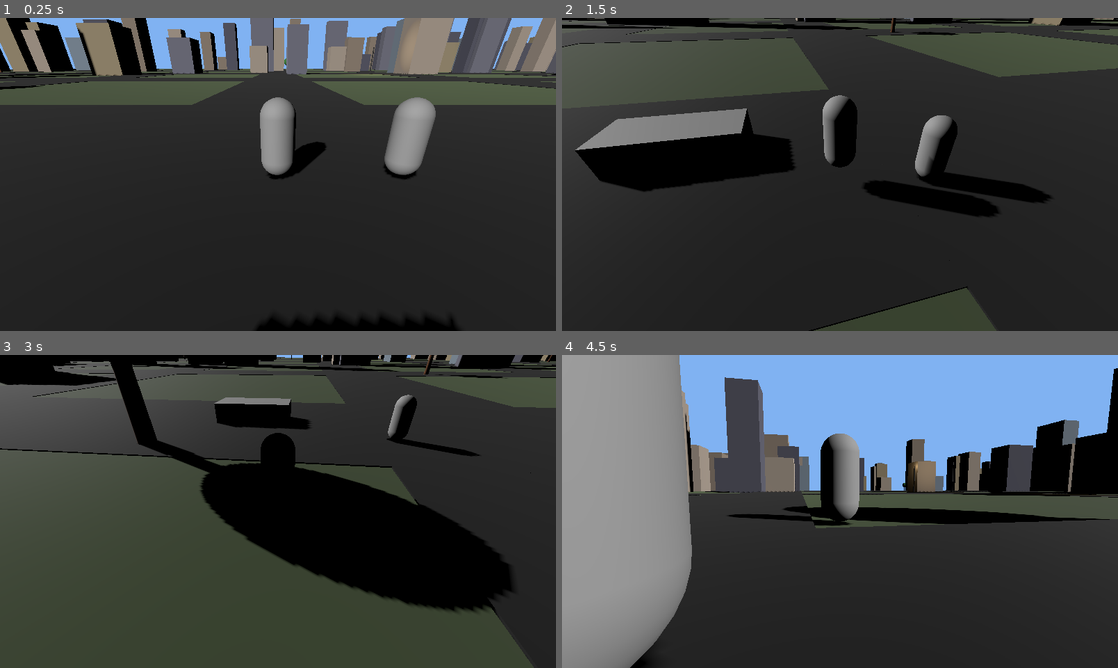
Above: before the commit, frames 1-4 (two rows, left to right).
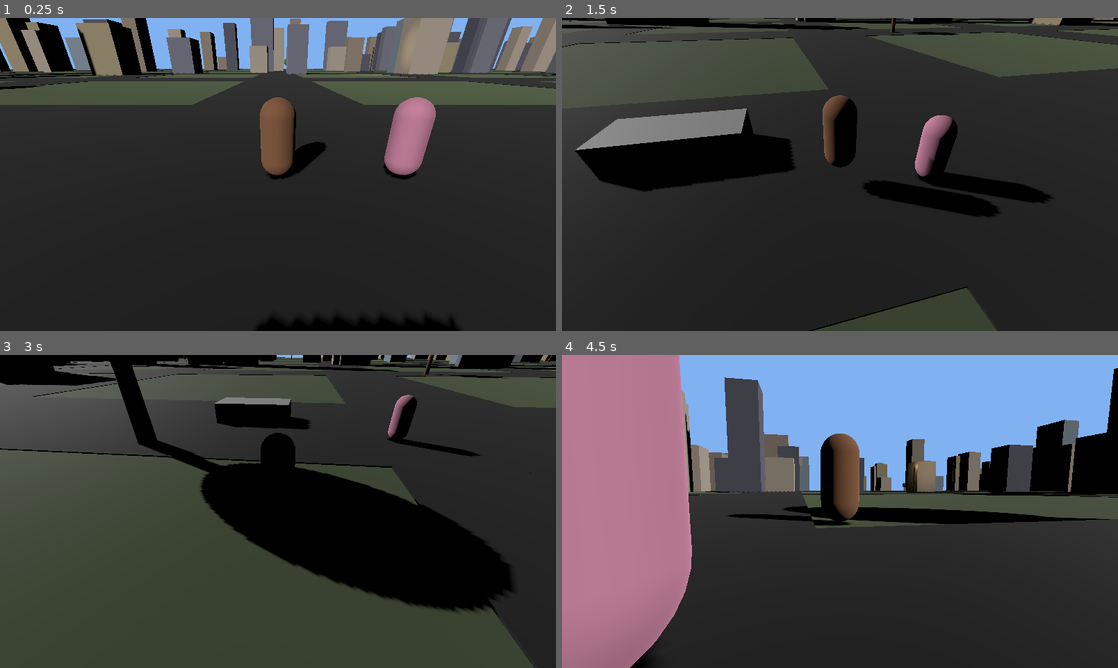
Above: after the commit, the same moments.

Repository: Layo-DamzD/Hood-Legend
Game: Godot game, scene res://scenes/main.tscn
The game is run twice, just before and just after one commit, with the same random seed, the same clock (stepped at 60 frames per second) and the same inputs.
Inputs (mouse positions are in pixels of both pictures, inside the frame that each line leads up to):
- Up to frame 1 (0.25 s): no input
- Up to frame 2 (1.5 s): move the mouse to (962, 158) at 0.52 s; hold Right (move_right) 0.53-1.25 s; click (962, 158) at 0.6 s; tap Space (jump) at 0.77 s; drag from (728, 190) to (812, 237) at 1.27 s
- Up to frame 3 (3 s): tap Enter at 2 s; move the mouse to (333, 442) at 2.02 s; hold Right (move_right) 2.03-2.75 s; hold Shift (run) 2.03-2.75 s; drag from (250, 574) to (111, 464) at 2.77 s
- Up to frame 4 (4.5 s): tap Space (jump) at 3.5, 3.77 s; move the mouse to (1006, 558) at 3.52 s; hold Left (move_left) 3.53-4.25 s; click (1006, 558) at 3.6 s; drag from (673, 464) to (756, 433) at 4.27 s

The runs differ from the first frame. In frame 1, 2.9% of the frame differs, in the area x 46-79%, y 25-51%; in frame 2, 1.1%; in frame 3, 0.1%; in frame 4, 22%, in the area x 0-54%, y 0-100%.
Error before the commit: Invalid assignment of property or key 'current' with value of type 'bool' on a base object of type 'Node3D'. (res://scripts/player.gd:36)

Commit message:
Fix: 'current' property error - use Camera3D not Node3D
Bug: player.gd set camera_rig.current = false, but CameraRig is a Node3D
which doesn't have a 'current' property. Only Camera3D does.

Fix: Reference the Camera3D child node directly and set .current on it.

Also fixed unused parameter warnings:
- _process(delta) → _process(_delta) in main.gd
- enter_vehicle(vehicle_node) → enter_vehicle(_vehicle_node)
- exit_vehicle(vehicle_node) → exit_vehicle(_vehicle_node)

Diff:
--- a/scripts/main.gd
+++ b/scripts/main.gd
@@ -63,7 +63,7 @@
     print("Controls: WASD=move, Shift=run, Space=jump, Tab=switch, F=enter/exit car, Esc=quit")
     print("================================")
 
-func _process(delta):
+func _process(_delta):
     _refresh_active_player()
 
     if is_mobile:
--- a/scripts/player.gd
+++ b/scripts/player.gd
@@ -26,21 +26,22 @@
 
 # Node references
 @onready var camera_rig = $CameraRig
-@onready var camera = $CameraRig/Camera3D
+@onready var camera = $CameraRig/Camera3D  # The actual Camera3D node
 @onready var mesh = $Mesh
 
 # Input manager reference (set by main.gd)
 var input_manager: Node = null
 
 func _ready():
-    camera_rig.current = false
+    # Set the camera's current property (NOT the rig's - the rig is a Node3D)
+    camera.current = false
     var mat = StandardMaterial3D.new()
     mat.albedo_color = character_color
     mesh.material_override = mat
 
 func set_active(active: bool):
     is_active = active
-    camera_rig.current = active
+    camera.current = active  # Use camera, not camera_rig
     if active:
         Input.mouse_mode = Input.MOUSE_MODE_CAPTURED
     else:
@@ -91,12 +92,14 @@
 
     move_and_slide()
 
-func enter_vehicle(vehicle_node):
+# Called by vehicle system when entering/exiting a car
+# (parameter prefixed with _ to suppress unused warning)
+func enter_vehicle(_vehicle_node):
     in_vehicle = true
     visible = false
     velocity = Vector3.ZERO
 
-func exit_vehicle(vehicle_node, exit_position: Vector3):
+func exit_vehicle(_vehicle_node, exit_position: Vector3):
     in_vehicle = false
     visible = true
     global_position = exit_position
Not shown, changed: ANDROID_SETUP.md
